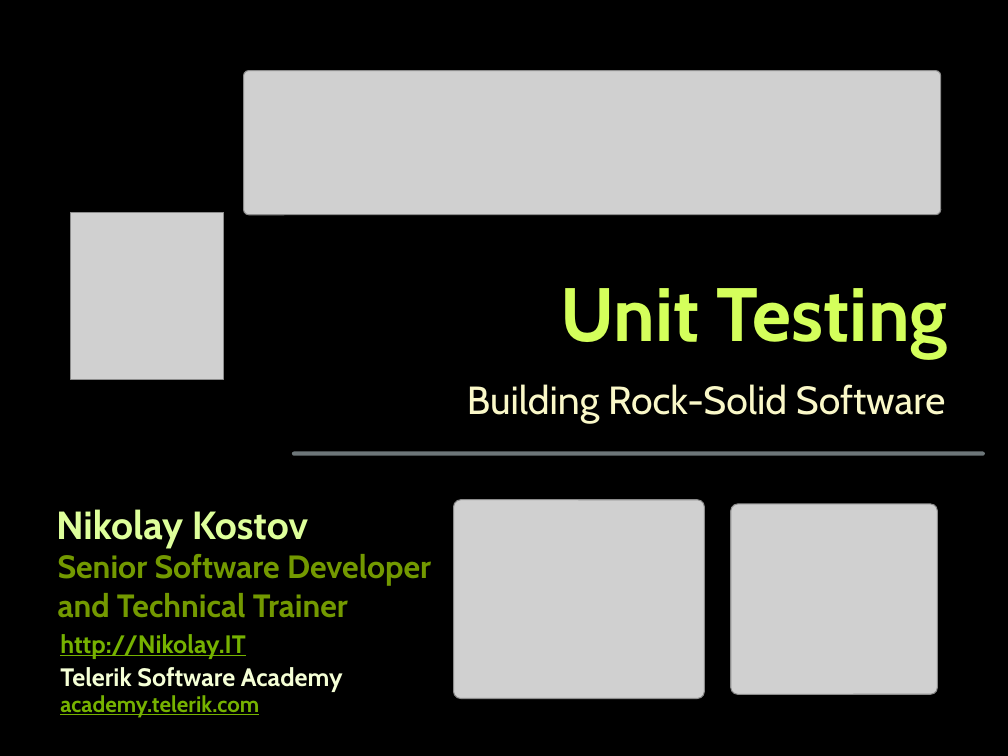
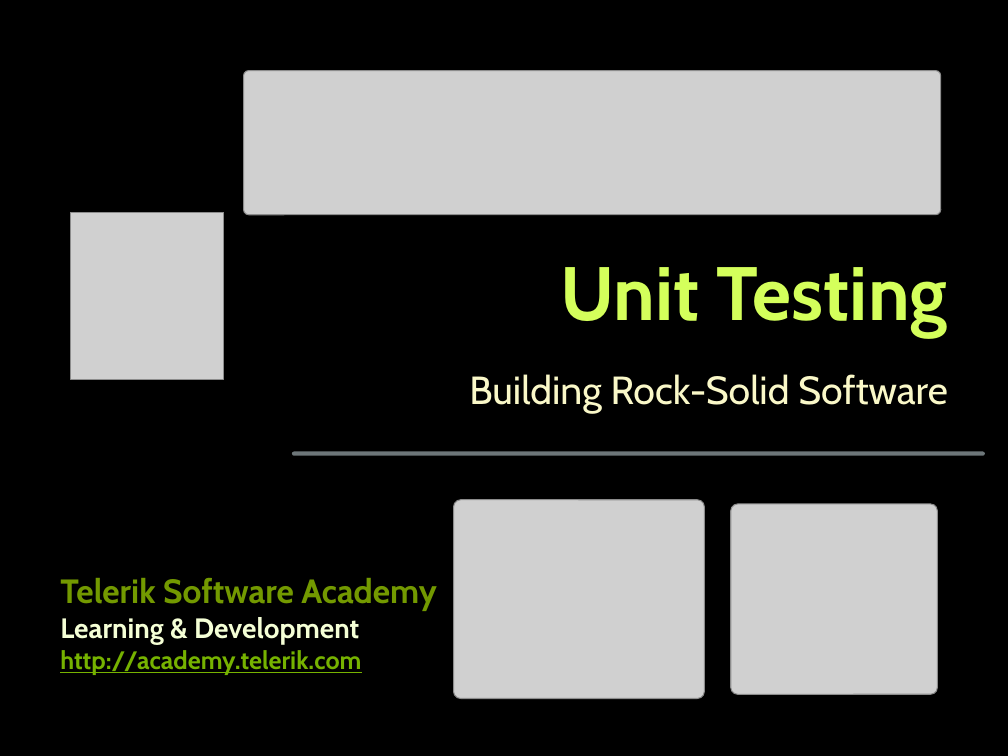
Before and after one commit to martin-nikolov/Telerik-Academy, a slide deck: slide 1 of Programming with C#/4. C# High-Quality Code/10. Unit-Testing/Unit-Testing.pptx. Drawn at 1008x756 pixels with LibreOffice and Linux fonts; fonts in the diff are those of the drawing; grey boxes stand for pictures; background and template pictures are left out. Boxes give left, top, right and bottom in pixels: in the first picture for what was removed or moved away, otherwise in the second. Text is boxed around its words. In the diff, an @@ line names an element or a change of style, - is before the commit and + after.

```diff
--- a/Programming with C#/4. C# High-Quality Code/10. Unit-Testing/Unit-Testing.pptx
+++ b/Programming with C#/4. C# High-Quality Code/10. Unit-Testing/Unit-Testing.pptx
@@ title "Unit Testing": place and size @@
-title "Unit Testing" at [561,288,948,357]
+title "Unit Testing" at [561,267,948,337]
@@ subtitle "Building Rock-Solid Software": place and size @@
-subtitle "Building Rock-Solid Software" at [467,384,946,424]
+subtitle "Building Rock-Solid Software" at [469,374,948,413]
@@ text removed at [56,509,308,549] @@
-Nikolay Kostov
@@ text "Telerik Software Academy": place and size @@
-text "Telerik Software Academy" at [60,667,343,692]
+text "Telerik Software Academy" at [60,578,436,611]
@@ text "Telerik Software Academy" at [60,578,436,611]: size 18 to 24 pt, text colour #F5FFD6 to #739900; more space between paragraphs @@
@@ text removed at [58,554,431,618] @@
-Senior Software Developer
-and Technical Trainer
@@ text added at [60,617,359,645], 20 pt, text #F5FFD6, bold @@
+Learning & Development
@@ text at [60,650,361,675]: text changed; size 16 to 18 pt @@
-academy.telerik.com
+http://academy.telerik.com
@@ text removed at [60,634,245,659] @@
-http://Nikolay.IT
```
Also in this commit, not shown: 9 other files.
